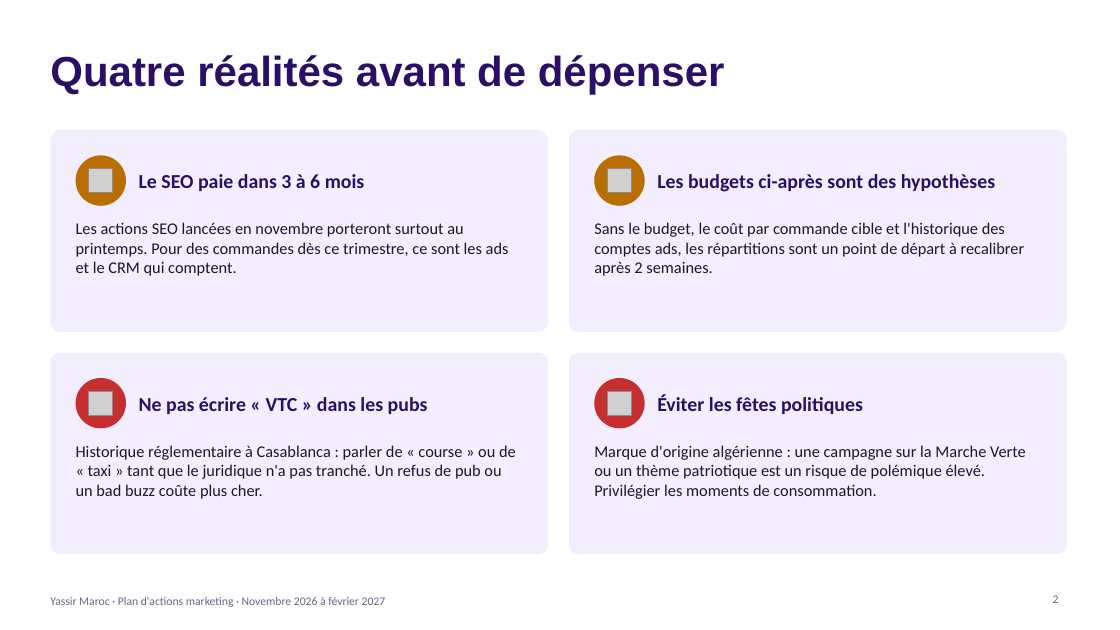
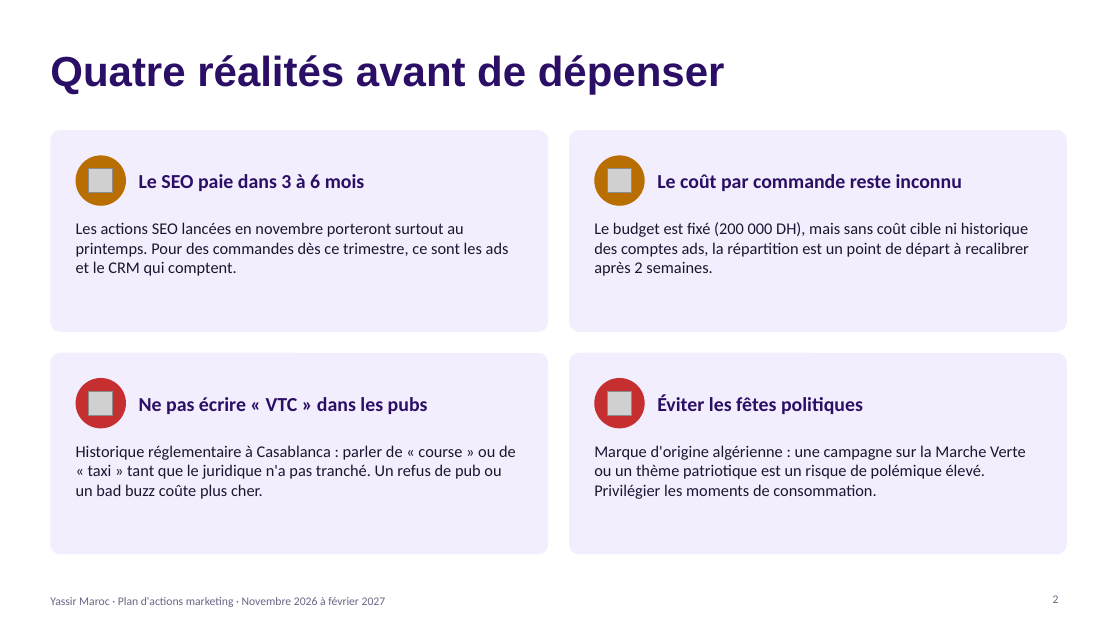
Before and after one commit to aymaneai-del/Projects-, a slide deck: slide 2 of yassir-maroc/Yassir_Maroc_Plan_Marketing_Nov2026-Fev2027.pptx. Drawn at 1120x630 pixels with LibreOffice and Linux fonts; fonts in the diff are those of the drawing; grey boxes stand for pictures. Boxes give left, top, right and bottom in pixels: in the first picture for what was removed or moved away, otherwise in the second. Text is boxed around its words. In the diff, an @@ line names an element or a change of style, - is before the commit and + after.

```diff
--- a/yassir-maroc/Yassir_Maroc_Plan_Marketing_Nov2026-Fev2027.pptx
+++ b/yassir-maroc/Yassir_Maroc_Plan_Marketing_Nov2026-Fev2027.pptx
@@ text at [657, 174, 962, 191]: text changed @@
-Les budgets ci-après sont des hypothèses
+Le coût par commande reste inconnu
@@ text at [594, 222, 1029, 276]: text changed @@
-Sans le budget, le coût par commande cible et l'historique des comptes ads, les répartitions sont un point de départ à recalibrer après 2 semaines.
+Le budget est fixé (200 000 DH), mais sans coût cible ni historique des comptes ads, la répartition est un point de départ à recalibrer après 2 semaines.
```
Also in this commit, not shown: 3 other slides changed, 2 slides added, 1 slide removed.
